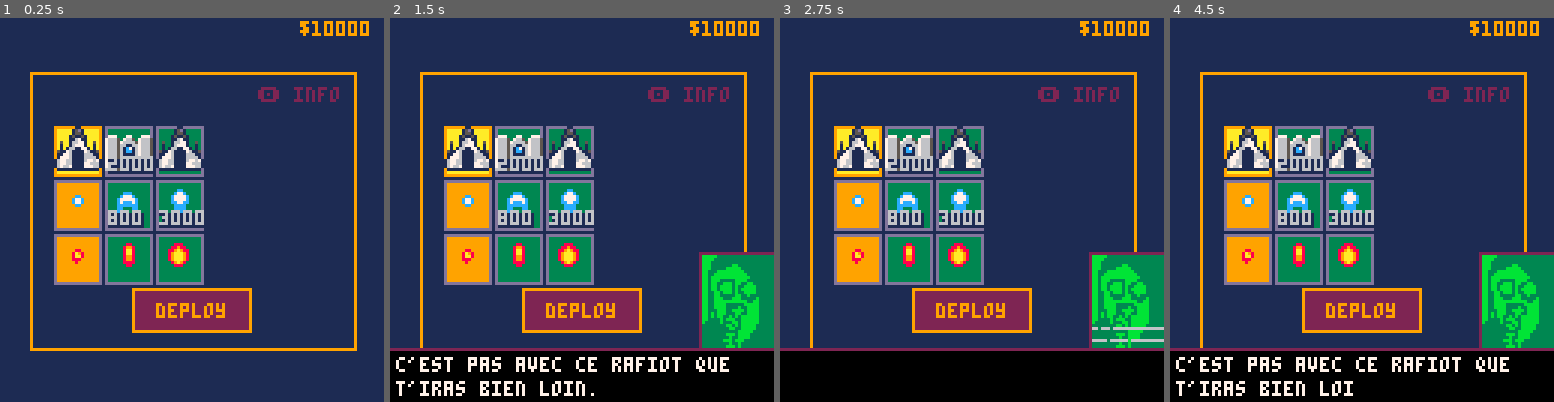
Above: before the commit, frames 1-4 (left to right).
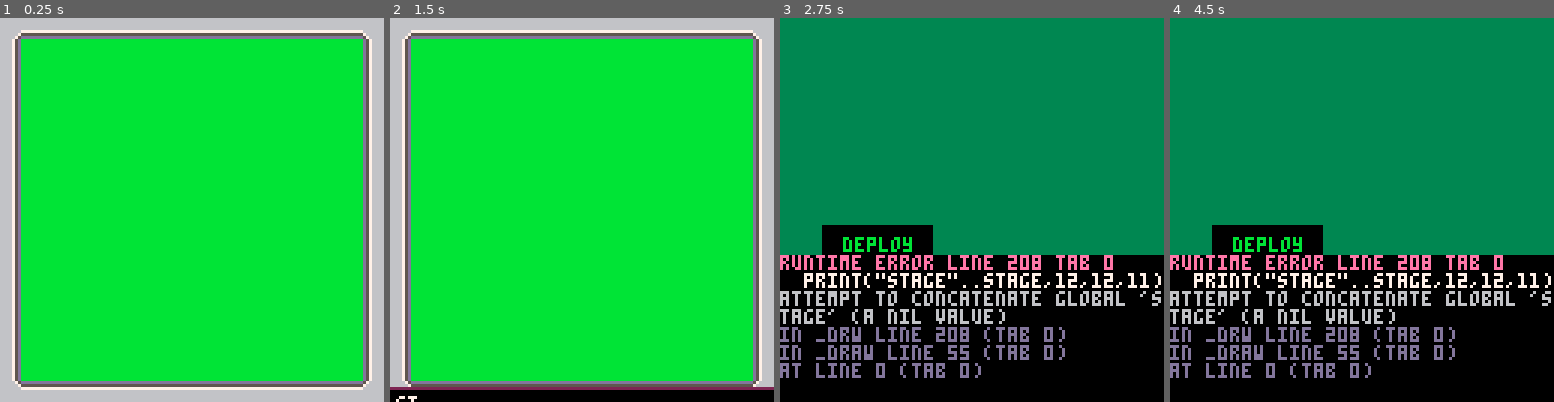
Above: after the commit, the same moments.

Repository: aureliendossantos/new-miami-2080
Game: PICO-8 cartridge miami2080.p8
The game is run twice, just before and just after one commit, with the same random seed, the same clock (stepped at 60 frames per second) and the same inputs.
Inputs:
- Up to frame 1 (0.25 s): no input
- Up to frame 2 (1.5 s): tap O (Z key) at 0.33, 0.7, 1.43 s; tap X (X key) at 1.07 s
- Up to frame 3 (2.75 s): hold Left 1.97-2.37 s; tap X (X key) at 2.07, 2.4, 2.73 s; tap O (Z key) at 2.22 s; hold Down from 2.42 s (still down)
- Up to frame 4 (4.5 s): release Down at 2.82 s; hold Right 2.87-3.53 s; tap X (X key) every 0.33 s from 3.07 to 4.4 s; tap O (Z key) at 3.1, 3.98 s; hold Up 3.58-4.08 s; hold Right from 4.13 s (still down)

The runs differ from the first frame. In frame 1, 100% of the frame differs, in the area x 0-100%, y 0-100%; in frame 2, 96%; in frame 3, 86%; in frame 4, 88%.
Error after the commit: runtime error line 208 tab 0; print("stage"..stage,12,12,11); attempt to concatenate global 'stage' (a nil value)

Commit message:
introduction, map screen, shop redesign

Diff:
--- a/miami2080.p8
+++ b/miami2080.p8
@@ -5,26 +5,26 @@
 --surveillance brigade operations
 
 function _init()
+ first_time_map=true
+ cur_threats={}
+ stage=1
  --particles
  dust,dust_front={},{}
  dust_col={5,9,9,10}
  --glitch effect
  glit = {}
- glit.height=32
- glit.width=24
  glit.t=0
 
  --state
- _upd=update_shop
- _drw=draw_shop
+ _upd=update_map
+ _drw=draw_map
+ init_map()
 
  init_database()
  dtb_init()
 
  offset=0
  t=0
- menu_index=1
- choice=1
  money=10000
  money_printed=10000
 
@@ -105,6 +105,13 @@
 end
 -->8
 --scene shop
+
+function init_shop()
+	menu_index=1
+ choice=1
+	trans_t=-30
+end
+
 function update_shop()
  if btnp⬆️ then
   menu_index=max(1,menu_index-1)
@@ -154,50 +161,80 @@
    end)
 	 end
 	end
+	trans_t+=1
 end
 
 function draw_shop()
- cls(1)
+ if trans_t<0 then
+  cls(11)
+ else
+	 cls(3)
+	end
  --big square
- rectfill(10,18,118,110,9)
- rectfill(11,19,117,109,1)
+ if trans_t>15 then
+  rect(10,20,118,95,11)
+ end
+ if trans_t>17 then
+  rectfill(11,21,117,94,13)
+ end
  --deploy
- rectfill(44,90,83,104,9)
- if menu_index==4 then
-  print("deploy",52,95,1)
- else
-  rectfill(45,91,82,103,2)
-  print("deploy",52,95,9)
- end
+ if trans_t>13 then
+	 local x,y=14,99
+	 rectfill(x,y,x+36,y+12,11)
+	 if menu_index==4 then
+	  print("deploy",x+7,y+4,3)
+	 else
+	  rectfill(x,y,x+36,y+12,0)
+	  print("deploy",x+7,y+4,11)
+	 end
+	end
  --items
- draw_items(ship,1,36)
- draw_items(weapon,2,54)
- draw_items(secondary,3,72)
- --money
- print("🅾️ info",86,23,2)
- draw_money()
+ if trans_t>90 then
+  draw_items(ship,1,38)
+ end
+ if trans_t>140 then
+  draw_items(weapon,2,56)
+ end
+ if trans_t>143 then
+  draw_items(secondary,3,74)
+ end
+ if trans_t>45 then
+	 print("shop",20,26,5)
+	 print("shop",21,26,5)
+	 print("shop",20,25,6)
+	 print("c:info",86,26,5)
+	 print("c:info",87,26,5)
+	 print("c:info",86,25,6)
+ end
+ if trans_t>13 then
+  rectfill(11,11,40,16,0)
+	 print("stage"..stage,12,12,11)
+	 rectfill(89,11,117,16,0)
+	 print("$"..money,90,12,11)
+	end
+	frame_borders()
 end
 
 function draw_items(array,eqp_slot,y)
  for i,c in pairs(array) do
-  local x=18+17*(i-1)
+  local x=18+22*(i-1)
   draw_item(x,y,13,3)
   if menu_index==eqp_slot and
   choice==i then
-   draw_item(x,y,9,11)
+   draw_item(x,y,11,3)
   end
   if eqp[eqp_slot]==i then
-   draw_item(x,y,13,9)
+   draw_item(x,y,13,6)
   end
   if menu_index==eqp_slot and
   choice==i and
   eqp[eqp_slot]==i then
-   draw_item(x,y,9,10)
+   draw_item(x,y,11,6)
   end
   if eqp_slot==1 then
-   spr(c.anim[1],x,y,2,2)
+   spr(c.anim[1],x+2,y+1,2,2)
   else
-   spr(c.anim[1],x+4,y+3)
+   spr(c.anim[1],x+6,y+3)
   end
   if c.price and not c.bought then
    print(c.price,x+1,y+11,1)
@@ -208,8 +245,10 @@
 end
 
 function draw_item(x,y,col1,col2)
- rectfill(x,y,x+15,y+16,col1)
- rectfill(x+1,y+1,x+14,y+15,col2)
+ if trans_t>94 then
+  rect(x,y,x+19,y+16,col1)
+ end
+ rectfill(x+1,y+1,x+18,y+15,col2)
 end
 
 -->8
@@ -220,7 +259,6 @@
  e_bullets={}
  enemies={}
  explosions={}
- stage=1
  wave=0
  notif_text=""
  notif_t=0
@@ -250,7 +288,9 @@
 	else
 		local info=stages[stage][wave]
 		--decrease wave timer
-		if (info[5]) info[5]-=1
+		if type(info[5])=="number" then
+			info[5]-=1
+		end
 		--when timer=0 or no enemy
 		if not text_mode and (info[5]==0 or #enemies==0) then
 		 if type(info[1])=="function" then
@@ -330,10 +370,61 @@
 		end
  end
 end
+
+--bullets + explosions
+
+function shoot(bullet,x,y)
+ local b={}
+ --recopier la table originelle
+ for j,k in pairs(bullet) do
+  b[j] = k
+ end
+ b.x=p.x+x
+ b.y=p.y+y
+ add(bullets,b)
+ sfx(bullet.sfx)
+end
+
+function update_bullets()
+	for b in all(bullets) do
+		b.y-=b.speed
+		b.duration-=1
+		if (b.duration==0) del(bullets,b)
+	end
+	for b in all(e_bullets) do
+		b.y+=b.dy*b.speed
+		b.x+=b.dx*b.speed
+		if b.y>130 or b.y<-10
+		or b.x>130 or b.x<-10 then
+		 del(e_bullets,b)
+	 end
+	end
+end
+
+function explode(x,y)
+ add(explosions,{
+  x=x,
+  y=y,
+  t=0})
+end
+
+function update_explosions()
+ for e in all(explosions) do
+  e.t+=1
+ 	if (e.t==13) del(explosions,e)
+ end
+end
 -->8
 --database
 
 function init_database()
+ --stage,difficulty,target,proximity
+	threats={
+	 {2,"low",2,1},
+	 {3,"medium",1,1},
+	 {4,"high",1,2},
+	 {5,"extreme",1,3}
+	}
  --equipment chosen
  --ship, weapon, secondary
  eqp={1,1,1}
@@ -350,14 +441,15 @@
   {
    speed=1.2,
    life=4,
-   price=2000,
+   price=2090,
    anim={18},
    x1=7,y1=7,
    w=1,h=1
   },
   {
 	  speed=1.2,
-   life=3,
+   life=5,
+   price=9930,
    anim={16},
    x1=7,y1=9,
    w=1,h=2
@@ -369,7 +461,7 @@
    speed=4,
    frequency=8,
    duration=35,
-   damage=100,
+   damage=10,
    sfx=0,
    anim={31},
    x1=2,y1=2,
@@ -380,18 +472,18 @@
    speed=3,
    frequency=8,
    duration=25,
-   damage=100,
+   damage=15,
    sfx=13,
    anim={30},
    x1=0,y1=1,
    w=6,h=6
   },
   {
-   price=3000,
+   price=5990,
    speed=3,
    frequency=8,
    duration=25,
-   damage=100,
+   damage=20,
    sfx=13,
    anim={29},
    x1=1,y1=0,
@@ -404,27 +496,29 @@
    speed=3.5,
    frequency=12,
    duration=16,
-   damage=200,
+   damage=20,
    sfx=13,
    anim={47},
    x1=2,y1=2,
    w=3,h=3
   },
   {
+   price=6200,
    speed=4,
    frequency=20,
    duration=35,
-   damage=300,
+   damage=60,
    sfx=13,
    anim={46},
    x1=2,y1=0,
    w=3,h=7
   },
   {
+   price=14700,
    speed=3,
    frequency=6,
    duration=13,
-   damage=300,
+   damage=30,
    sfx=13,
    anim={45},
    x1=0,y1=0,
@@ -435,7 +529,7 @@
  enemy={
   {
    --little guy
-	  life=400,
+	  life=60,
 	  money=20,
    anim={1},
    spr_w=1,spr_h=1,
@@ -446,7 +540,7 @@
   },
   {
    --tunnel guy
-	  life=800,
+	  life=140,
 	  money=120,
    anim={4},
    spr_w=2,spr_h=1,
@@ -459,7 +553,7 @@
   },
   {
    --wheel guy
-	  life=800,
+	  life=180,
 	  money=120,
    anim={2},
    spr_w=1,spr_h=1,
@@ -470,7 +564,7 @@
   },
   {
    --big vertical laser guy
-	  life=1500,
+	  life=240,
 	  y_goal=20,
 	  money=140,
    anim={6},
@@ -486,7 +580,7 @@
   },
   {
    --horizontal laser guy
-	  life=1500,
+	  life=180,
 	  following=true,
 	  lifespan=280,
 	  canflip=true,
@@ -502,7 +596,7 @@
   {
    --giga boss
    boss=true,
-	  life=20000,
+	  life=2000,
 	  money=10000,
    anim={128},
    spr_w=16,spr_h=4,
@@ -513,7 +607,19 @@
     {6,96,6},
     {5,34,16}
    }
-  }
+  },
+  {
+   --following tunnel guy
+	  life=140,
+	  money=120,
+   anim={4},
+   spr_w=2,spr_h=1,
+   x1=0,y1=0,w=15,h=7,
+   emitters={
+    {9,0,2},
+    {10,8,2}
+   }
+  },
  }
  --bullet emitters
  emitter={
@@ -614,6 +720,36 @@
 		   end
 	   end
    end
+  },
+  {
+   --wave tunnel follow side1
+   bullet=2,
+   frequency=4,
+   speed=1.5,
+   repeats=1,
+   angle=function (rpt,emt,e)
+    if flr(emt.pattern_t)%4==0 then
+     --reprend pos. joueur
+     e.base_a=angle_to(e.x+emt[2],e.y+emt[3],p.x+p.x1-2,p.y+p.y1-2)
+    end
+    emt.pattern_t+=0.1
+    if flr(emt.pattern_t)%4~=0 then
+	    return e.base_a+0.04+sin(emt.pattern_t)/50
+	   end
+   end
+  },
+  {
+   --wave tunnel follow side2
+   bullet=2,
+   frequency=4,
+   speed=1.5,
+   repeats=1,
+   angle=function (rpt,emt,e)
+    emt.pattern_t+=0.1
+    if flr(emt.pattern_t)%4~=0 then
+	    return e.base_a-(0.04-sin(emt.pattern_t)/50)
+	   end
+   end
   }
  }
  bullet={
@@ -650,7 +786,24 @@
  --(none=wait until 0 enemy)
  stages={
   {
-   --{"interessant.","enfin, y a pas de quoi etre fier non plus,","mais c'est pas mal."},
+   --1-introduction
+   {"alors, la petite jeune.","premiere mission sur le terrain ?","tu verras, ceux-la sont un peu lents.","ca devrait bien se passer.","oublie pas de leur tirer dessus quand meme.","c'est ❎. voili voilou."},
+   {1,1,30,1},
+   {1,1,-20,1},
+   {3,1,80,1},
+   {"pas mal.","enfin, y a pas de quoi etre fier non plus,","mais c'est pas mal.","y en a d'autres qui arrivent.","plein de petits points rouges."},
+   {2,1,60,2},
+   {4,1,100,3,6},
+   {2,1,80,1,6},
+   {1,1,8,1,6},
+   {"ah ben, je vois deja plus personne.","c'etait du bon travail.","alors euh, bienvenue dans la brigade.","tu peux rentrer, il faut que tu dises bonjour au colonel."},
+   {function()
+	   _upd=update_map
+	   _drw=draw_map
+	   init_map()
+   end}
+  },
+  {
    --{1,4,-40,4},
    --{1,1,80,2,1},
    --{1,1,-80,3,1},
@@ -660,6 +813,7 @@
    --end},
    --{1,3,40,1},
    --{1,2,0,1},
+   {1,7,60,1},
    {1,5,128,5},
    {1,5,-96,5},
    {1,2,30,1},
@@ -913,48 +1067,159 @@
 	})
 end
 -->8
---bullets + explosions
-
-function shoot(bullet,x,y)
- local b={}
- --recopier la table originelle
- for j,k in pairs(bullet) do
-  b[j] = k
- end
- b.x=p.x+x
- b.y=p.y+y
- add(bullets,b)
- sfx(bullet.sfx)
-end
-
-function update_bullets()
-	for b in all(bullets) do
-		b.y-=b.speed
-		b.duration-=1
-		if (b.duration==0) del(bullets,b)
-	end
-	for b in all(e_bullets) do
-		b.y+=b.dy*b.speed
-		b.x+=b.dx*b.speed
-		if b.y>130 or b.y<-10
-		or b.x>130 or b.x<-10 then
-		 del(e_bullets,b)
-	 end
-	end
-end
-
-function explode(x,y)
- add(explosions,{
-  x=x,
-  y=y,
-  t=0})
-end
-
-function update_explosions()
- for e in all(explosions) do
-  e.t+=1
- 	if (e.t==13) del(explosions,e)
- end
+--scene map
+
+function init_map()
+	blink_t=0
+	map_index=1
+	trans_t=-30
+end
+
+function update_map()
+	if btnp⬆️ then
+	 map_index=max(1,map_index-1)
+	 blink_t=0
+	end
+	if btnp⬇️ then
+		map_index=min(#cur_threats,map_index+1)
+	 blink_t=0
+	end
+	if btnp❎ then
+	 stage=cur_threats[map_index]
+	 _upd=update_shop
+  _drw=draw_shop
+  init_shop()
+	end
+
+	blink_t+=0.05
+
+	if first_time_map and trans_t>110 then
+	 local t={"ah c'est elle la nouvelle ?","bon, ben.","salut l'artiste !","bienvenue dans la brigade de surveillance de new miami.","alors comme ca on aime bien dezinguer des aliens ?","...","oui. bon. alors. la mission.","ca c'est l'ecran de controle de la zone a-1."}
+	 for i in all(t) do
+	 	dtb_disp(i)
+  end
+  dtb_disp("c'est nous. on s'occupe des trois tours de surveillance.",function() add(cur_threats,1) end)
+	 local t={"les points rouges, c'est les aliens.","s'ils s'approchent, c'est chiant.","ca tire partout, y a du sang, faut refaire la peinture.","donc quand tu vois des points rouges","si tu pouvais aller tirer sur tout le monde","ce serait nickel.","eh ben, je crois qu'on a fait le tour.","bonne continuation."}
+	 for i in all(t) do
+	 	dtb_disp(i)
+  end
+  first_time_map=false
+ end
+
+ if trans_t==110 and not first_time_map then
+  dtb_disp("une menace a ete supprimee, bien joue.",next_turn())
+ end
+
+ trans_t+=1
+end
+
+function next_turn()
+ dtb_disp("ajouter qqch ici.")
+end
+
+function draw_map()
+ if trans_t<0 then
+  cls(11)
+ else
+	 cls(3)
+	end
+	if trans_t>30 and trans_t<40 then
+	 circfill(120,120,64,11)
+	end
+	if trans_t>39 and trans_t<50 then
+	 circfill(120,120,100,11)
+	 circfill(120,120,64,3)
+	end
+	if trans_t>49 and trans_t<60 then
+	 cls(11)
+	 circfill(120,120,100,3)
+	end
+	if trans_t>39 then
+		circ(120,120,64,11)
+		circ(120,120,100)
+		line(50,50,120,120)
+		line(80,30,120,120)
+		line(30,80,120,120)
+	end
+
+	--watchtowers
+	if (trans_t>60) spr(48,58,90)
+	if (trans_t>64) spr(48,72,70)
+	if (trans_t>68) spr(48,90,57)
+
+	if (trans_t>80 and trans_t<84) or trans_t>86 then
+		local t="watchtowers"
+		print(t,13,98,5)
+		print(t,12,98,5)
+		print(t,12,97,6)
+	end
+
+	if (trans_t>5 and trans_t<9) or trans_t>12 then
+		--miami station
+		local t="new miami\n  station"
+		spr(192,89,89,4,4)
+		print(t,53,108,5)
+		print(t,52,108,5)
+		print(t,52,107,6)
+	end
+
+	if trans_t>110 then
+		local i=1
+		for cur_t in all(cur_threats) do
+		 --red circle
+			local position={
+			 --tower1
+			 {{30,80},{43,85},{55,91}},
+			 --tower2
+			 {{50,50},{60,60},{70,70}},
+			 --tower3
+			 {{80,30},{86,43},{91,55}}
+			}
+			local t=threats[cur_t]
+			local x=position[t[3]][t[4]][1]
+			local y=position[t[3]][t[4]][2]
+			circfill(x,y,2,8)
+
+			--menus
+			rectfill(11,3+8*i,40,8+8*i,0)
+
+			if map_index==cur_t then
+			 rectfill(11,3+8*i,40,8+8*i,5)
+			 if flr(blink_t)%2==0 then
+			  circfill(x,y,2,9)
+			 end
+			 local x=88
+			 local y=11
+				rectfill(x,y,x+28,y+23,0)
+				print("danger:\n"..t[2].."\ntarget:\ntower"..t[3],x+1,y+1,11)
+			end
+
+			print("threat"..i,12,4+8*i,11)
+
+			i+=1
+		end
+		--danger
+		print(threats[1][2],50,1,6)
+
+ end
+ if trans_t>0 and trans_t<30 then
+  glitch(0,0,128,128)
+ end
+
+ frame_borders()
+end
+
+function frame_borders()
+	--frame corners
+ spr(49,0,0)
+ spr(49,120,0,1,1,true)
+ spr(49,0,120,1,1,false,true)
+ spr(49,120,120,1,1,true,true)
+ --frame borders
+ sspr(16,24,8,8,8,0,112,8)
+ sspr(16,24,8,8,8,120,112,8,false,true)
+ sspr(24,24,8,8,0,8,8,112)
+ sspr(24,24,8,8,120,8,8,112,true)
 end
 -->8
 --tools
@@ -1137,8 +1402,8 @@
 end
 
 function dtb_draw()
- rectfill(dtb_y*2-139,dtb_y-43,128,128,2)
- spr(77,dtb_y*2-138,dtb_y-42,3,4)
+ rectfill(dtb_y*2-139,dtb_y-44,128,128,2)
+ spr(77,dtb_y*2-138,dtb_y-43,3,4)
  rectfill(0,dtb_y-11,127,128,2)
  rectfill(0,dtb_y-10,127,128,0)
 	if #dtb_queu>0 then
@@ -1151,19 +1416,19 @@
 			print(dtb_dislines[i],2,i*8+dtb_y-(dislineslength+offset)*8,7)
 		end
 	end
-	glitch()
+	glitch(dtb_y*2-138,dtb_y-43,24,32)
 end
 
 --glitch effect
 
-function glitch()
+function glitch(x,y,w,h)
  if g_on == true then -- on boolean is mangaged by the timer
   local t={6,11,3} -- three colors
   local c=flr(rnd(3))+1
   for i=0, 5, 4 do -- the outer loop generates the vertical glitch dots
-   local gl_height = rnd(glit.height)
+   local height = rnd(h)
    for h=0, 100, 2 do -- the inner loop creates longer horizontal lines
-    pset(dtb_y*2-138+rnd(glit.width),dtb_y-42+gl_height, t[c])
+    pset(x+rnd(w),y+height, t[c])
    end
   end
  end
Not shown, changed: 67 lines of the sprite sheet (__gfx__) section of miami2080.p8
